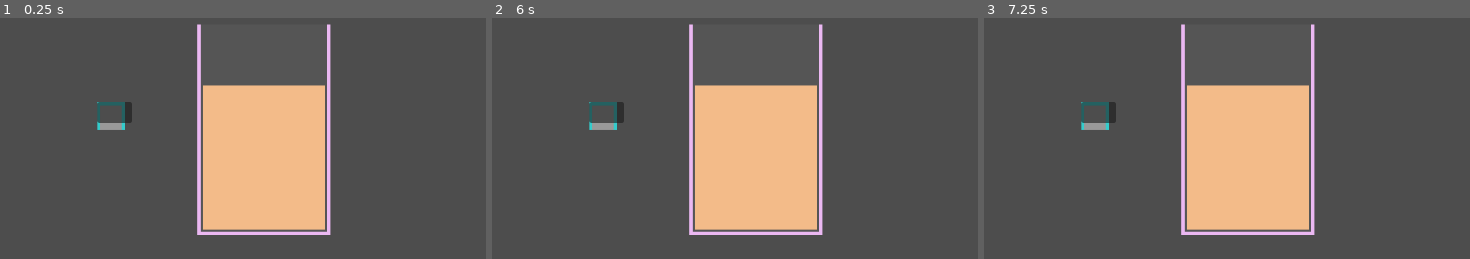
Above: before the commit, frames 1-3 (left to right).
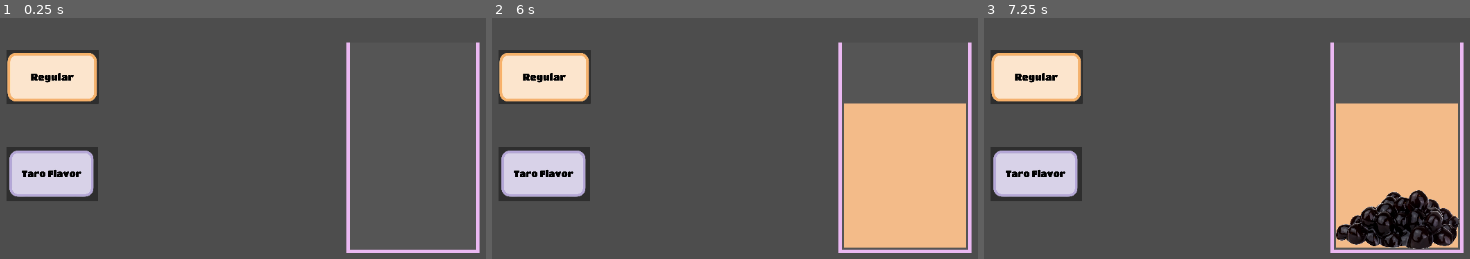
Above: after the commit, the same moments.

Repository: thejenniferwang-maker/APCS_Final_Project
Game: Godot game, scene res://node_2d.tscn
Same seed, same stepped clock (60 frames per second), same inputs: the game is played once before the commit and once after it.
Inputs (mouse positions are in pixels of both pictures, inside the frame that each line leads up to):
- Up to frame 1 (0.25 s): no input
- Up to frame 2 (6 s): click (545, 174) at 0.52 s; click (545, 78) at 1.27 s; click (545, 174) at 2.02 s; click (545, 78) at 2.77 s; click (545, 174) at 3.52 s; click (545, 78) at 4.27 s; tap Enter at 5 s; move the mouse to (948, 99) at 5.02 s; click (948, 99) at 5.17 s; tap Space at 5.75 s; move the mouse to (613, 143) at 5.77 s; click (613, 143) at 5.92 s
- Up to frame 3 (7.25 s): tap Enter at 6.5 s; move the mouse to (1343, 22) at 6.52 s; click (1343, 22) at 6.67 s

The runs differ from the first frame. In frame 1, 28% of the frame differs, in the area x 1-99%, y 2-98%; in frame 2, 43%; in frame 3, 42%.

Commit message:
Added boba, flavor buttons and images

Diff:
--- a/boba.gd
+++ b/boba.gd
@@ -1,7 +1 @@
-extends Panel
-
-
-func _ready() -> void:
-	var new_boba = Panel.new()
-	new_boba.size = Vector2(50, 30)
-	add_child(new_boba)
+extends TextureRect
--- a/cup.gd
+++ b/cup.gd
@@ -1,11 +1,17 @@
 extends Panel
 
-@onready var drink_tea = $ "The Drink" #find the drink child node as soon as the game starts
-#saves it into a variable (drink_tea)
+func _on_regular_pressed() -> void:
+	pass # Replace with function body.
 
+
+var click_count = 0
 func _unhandled_input(event):
 	if event is InputEventMouseButton and event.pressed:
 		if event.button_index == MOUSE_BUTTON_LEFT:
-			$ "The Drink".visible = true
-			print("hellO")
-	# $ tell Godot to look inside the current node for a child node
+
+			if click_count == 0:
+				$ "The Drink".visible = true
+				click_count += 1 # Set to 1 so the next click
+			elif click_count == 1:
+				$ "Boba".visible = true
+				click_count += 1
--- a/node_2d.tscn
+++ b/node_2d.tscn
@@ -4,6 +4,9 @@
 [ext_resource type="Script" uid="uid://bi0u1f0r2xong" path="res://cup.gd" id="2_0hol4"]
 [ext_resource type="Script" uid="uid://3h7uimq4g3kc" path="res://the_drink.gd" id="3_q6r6c"]
 [ext_resource type="Script" uid="uid://bc4uxqotq12hf" path="res://boba.gd" id="4_0hol4"]
+[ext_resource type="Texture2D" uid="uid://ppr0ek7jbtrc" path="res://boba.png" id="4_q6r6c"]
+[ext_resource type="Texture2D" uid="uid://vpe8b0r7f2v1" path="res://TaroButton.png" id="6_d21ai"]
+[ext_resource type="Texture2D" uid="uid://dyiprk16fhlxp" path="res://Regular.png" id="7_rj586"]
 
 [sub_resource type="StyleBoxFlat" id="StyleBoxFlat_kdubu"]
 bg_color = Color(0.6, 0.6, 0.6, 0.11372549)
@@ -17,28 +20,22 @@
 [sub_resource type="StyleBoxFlat" id="StyleBoxFlat_0hol4"]
 bg_color = Color(0.95227784, 0.73509705, 0.5378277, 1)
 
-[sub_resource type="StyleBoxFlat" id="StyleBoxFlat_q6r6c"]
-border_width_left = 4
-border_width_top = 5
-border_width_right = 5
-border_color = Color(0.20392157, 0.8, 0.8, 1)
-corner_detail = 16
-
-[node name="Node2D" type="Control" unique_id=1703226736]
+[node name="Maker" type="Control" unique_id=1703226736]
 layout_mode = 3
 anchors_preset = 0
 script = ExtResource("1_epypp")
 
-[node name="Cup" type="Panel" parent="." unique_id=410673212]
+[node name="Regular cup" type="Panel" parent="." unique_id=410673212]
 layout_mode = 0
-offset_left = 456.0
-offset_top = 184.0
-offset_right = 648.0
-offset_bottom = 488.0
+offset_left = 671.0
+offset_top = 210.0
+offset_right = 863.0
+offset_bottom = 514.0
 theme_override_styles/panel = SubResource("StyleBoxFlat_kdubu")
 script = ExtResource("2_0hol4")
 
-[node name="The Drink" type="Panel" parent="Cup" unique_id=2109933037]
+[node name="The Drink" type="Panel" parent="Regular cup" unique_id=2109933037]
+visible = false
 material = SubResource("CanvasItemMaterial_epypp")
 layout_mode = 1
 anchors_preset = -1
@@ -51,17 +48,53 @@
 theme_override_styles/panel = SubResource("StyleBoxFlat_0hol4")
 script = ExtResource("3_q6r6c")
 
-[node name="Boba" type="Panel" parent="Cup" unique_id=647650896]
+[node name="Boba" type="TextureRect" parent="Regular cup" unique_id=302024474]
+visible = false
 layout_mode = 0
-offset_left = -144.0
-offset_top = 112.0
-offset_right = -104.0
-offset_bottom = 152.0
-theme_override_styles/panel = SubResource("StyleBoxFlat_q6r6c")
+offset_left = -28.0
+offset_top = 101.0
+offset_right = 225.0
+offset_bottom = 415.0
+texture = ExtResource("4_q6r6c")
+expand_mode = 1
 script = ExtResource("4_0hol4")
 
-[node name="Cup2" type="Panel" parent="." unique_id=1276733039]
+[node name="Taro Cup" type="Panel" parent="." unique_id=1276733039]
 visible = false
 layout_mode = 0
 offset_right = 40.0
 offset_bottom = 40.0
+
+[node name="Taro Flavor" type="Button" parent="." unique_id=792355996]
+layout_mode = 1
+anchors_preset = 15
+anchor_right = 1.0
+anchor_bottom = 1.0
+offset_left = 181.0
+offset_top = 361.0
+offset_right = 842.0
+offset_bottom = 753.0
+grow_horizontal = 2
+grow_vertical = 2
+scale = Vector2(0.2, 0.2)
+text = "
+
+"
+icon = ExtResource("6_d21ai")
+
+[node name="Regular" type="Button" parent="." unique_id=1273962014]
+layout_mode = 1
+anchors_preset = 15
+anchor_right = 1.0
+anchor_bottom = 1.0
+offset_left = 181.00002
+offset_top = 221.0
+offset_right = 844.0
+offset_bottom = 610.0
+grow_horizontal = 2
+grow_vertical = 2
+scale = Vector2(0.2, 0.2)
+icon = ExtResource("7_rj586")
+
+[connection signal="button_down" from="Taro Flavor" to="." method="_on_button_button_down"]
+[connection signal="pressed" from="Regular" to="Regular cup" method="_on_regular_pressed"]
Binary file added: Regular.png
Not shown, added: Regular.png.import
Binary file added: TaroButton.png
Not shown, added: TaroButton.png.import
Binary file added: boba.png
Not shown, added: boba.png.import
